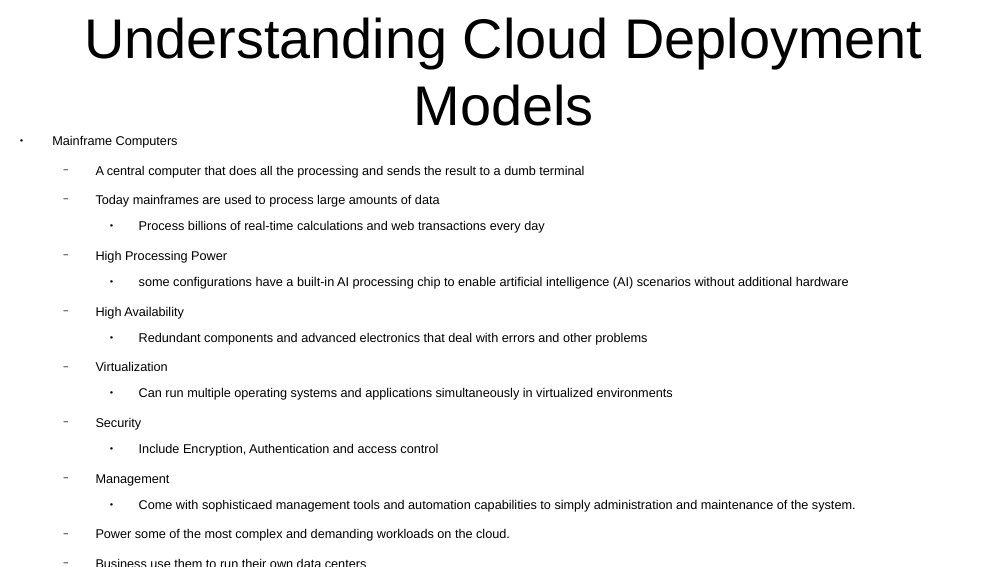
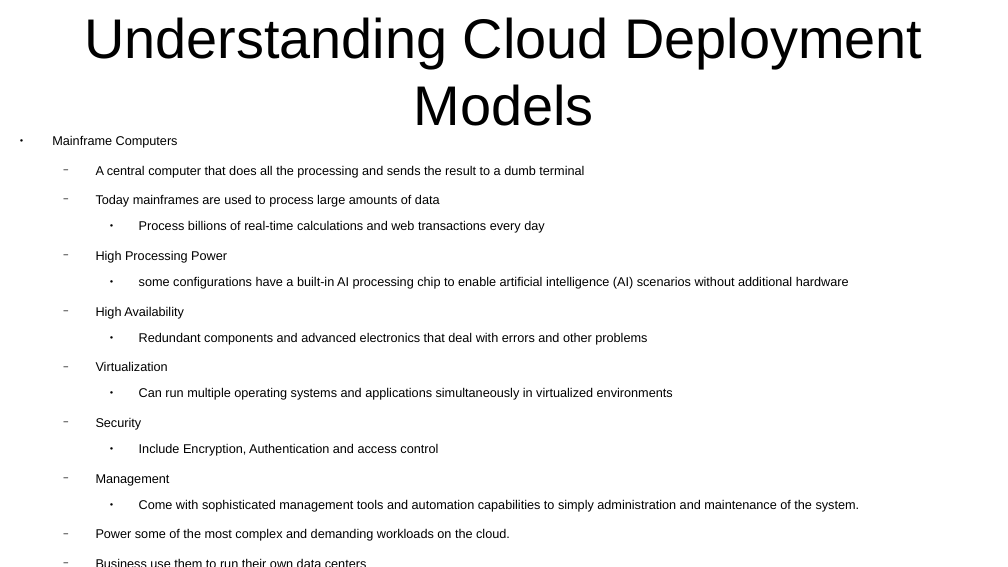
Before and after one commit to CharlesStockman/notesFromCourses, a slide deck: slide 29 of ibm/IBM -- Introduction to the Cloud.odp. Drawn at 1008x567 pixels with LibreOffice and Linux fonts; fonts in the diff are those of the drawing. Boxes give left, top, right and bottom in pixels: in the first picture for what was removed or moved away, otherwise in the second. Text is boxed around its words. In the diff, an @@ line names an element or a change of style, - is before the commit and + after.

```diff
--- a/ibm/IBM -- Introduction to the Cloud.odp
+++ b/ibm/IBM -- Introduction to the Cloud.odp
@@ text at bbox=[139, 499, 860, 512]: text changed @@
-    ● Come with sophisticaed management tools and automation capabilities to simply administration and maintenance of the system.
+    ● Come with sophisticated management tools and automation capabilities to simply administration and maintenance of the system.
```
Also in this commit, not shown: 26 other slides changed.
